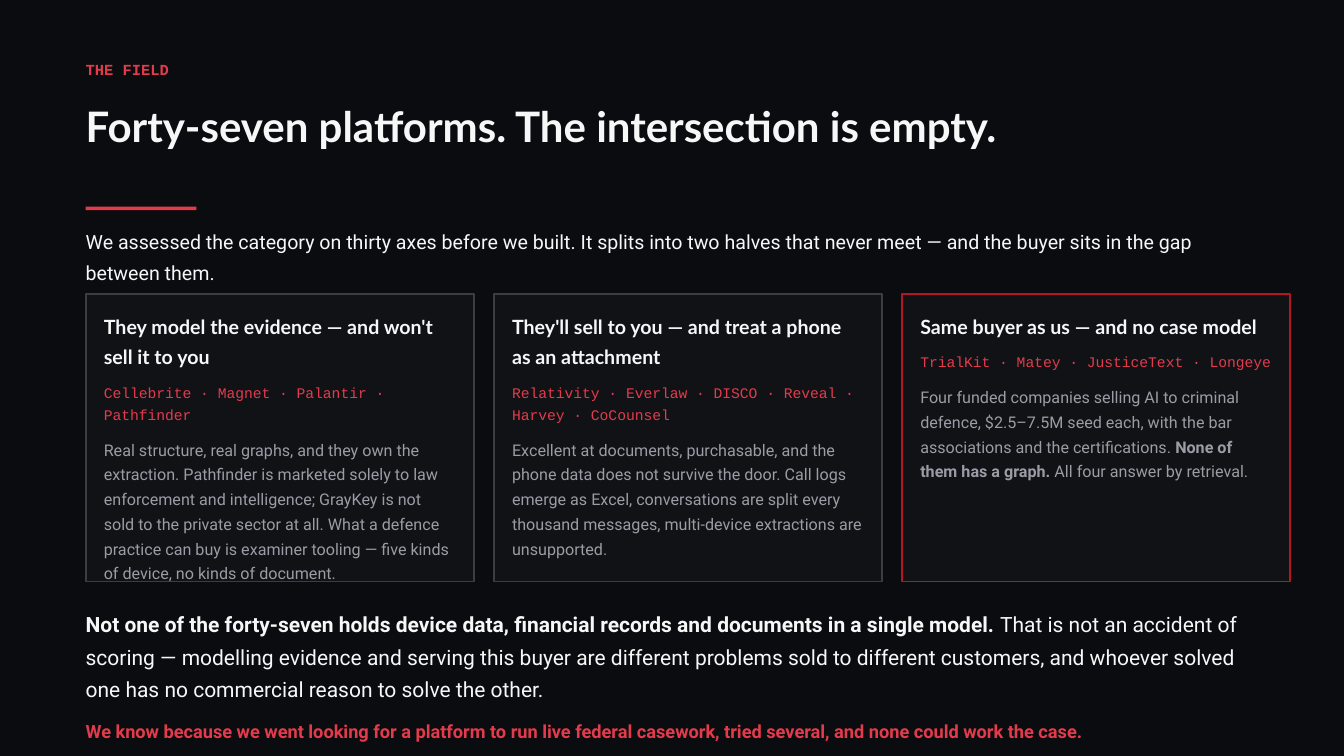
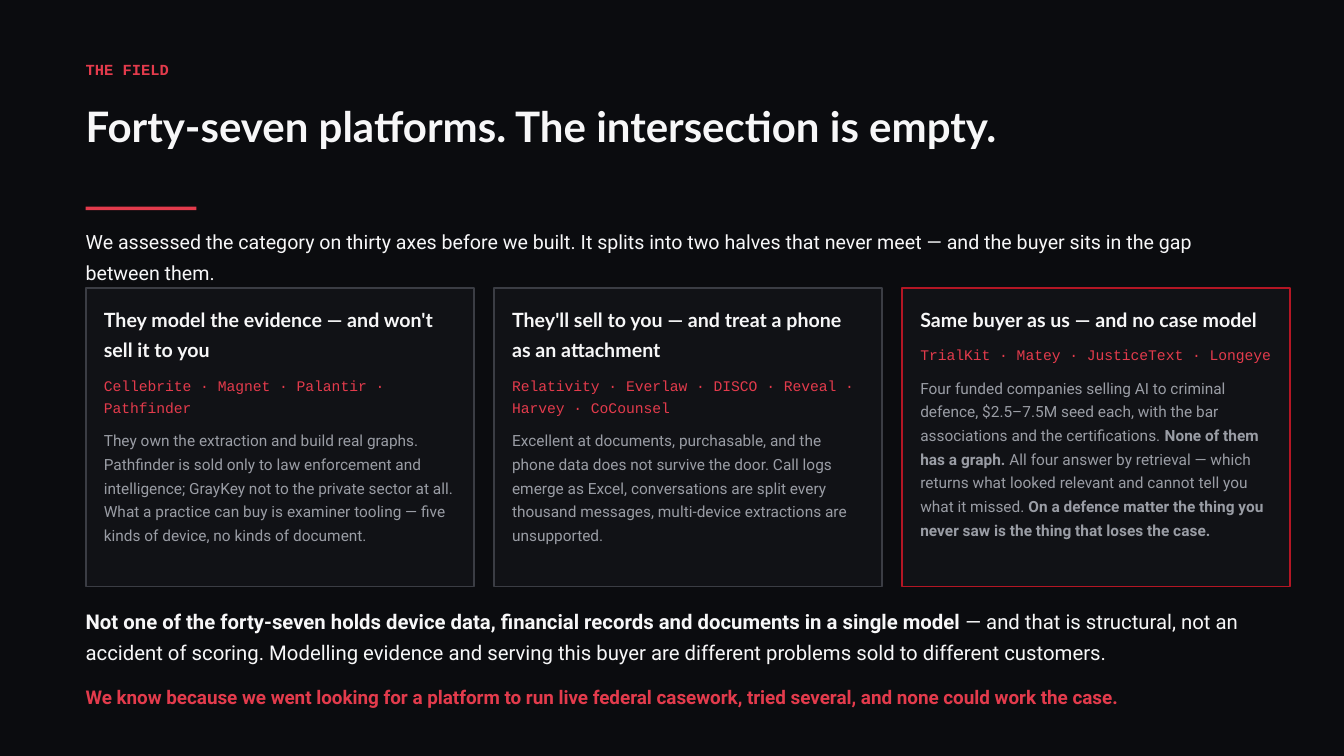
Before and after one commit to conorbowles51/owl-n4j, a slide deck: slide 6 of Loupe-NDRC-deck.pptx. Drawn at 1344x756 pixels with LibreOffice and Linux fonts; fonts in the diff are those of the drawing. Boxes give left, top, right and bottom in pixels: in the first picture for what was removed or moved away, otherwise in the second. Text is boxed around its words. In the diff, an @@ line names an element or a change of style, - is before the commit and + after.

```diff
--- a/Loupe-NDRC-deck.pptx
+++ b/Loupe-NDRC-deck.pptx
@@ rectangle: place and size @@
-rectangle at [86,294,474,582]
+rectangle at [86,288,474,587]
@@ rectangle: place and size @@
-rectangle at [494,294,882,582]
+rectangle at [494,288,882,587]
@@ rectangle: place and size @@
-rectangle at [902,294,1291,582]
+rectangle at [902,288,1291,587]
@@ text "They model the evidence — ...": place and size @@
-text "They model the evidence — ..." at [104,319,449,582]
+text "They model the evidence — ..." at [104,312,453,543]
@@ text "They'll sell to you — ...": place and size @@
-text "They'll sell to you — ..." at [512,319,862,558]
+text "They'll sell to you — ..." at [512,312,847,544]
@@ text "Same buyer as us — ...": place and size @@
-text "Same buyer as us — ..." at [920,319,1271,481]
+text "Same buyer as us — ..." at [920,312,1271,539]
@@ text at [920,382,1263,539]: text changed; size 11.5 to 11 pt @@
-Four funded companies selling AI to criminal defence, $2.5–7.5M seed each, with the bar associations and the certifications. None of them has a graph. All four answer by retrieval.
+Four funded companies selling AI to criminal defence, $2.5–7.5M seed each, with the bar associations and the certifications. None of them has a graph. All four answer by retrieval — which returns what looked relevant and cannot tell you what it missed. On a defence matter the thing you never saw is the thing that loses the case.
@@ text at [104,434,453,543]: text changed; size 11.5 to 11 pt @@
-Real structure, real graphs, and they own the extraction. Pathfinder is marketed solely to law enforcement and intelligence; GrayKey is not sold to the private sector at all. What a defence practice can buy is examiner tooling — five kinds of device, no kinds of document.
+They own the extraction and build real graphs. Pathfinder is sold only to law enforcement and intelligence; GrayKey not to the private sector at all. What a practice can buy is examiner tooling — five kinds of device, no kinds of document.
@@ text at [512,434,847,544]: size 11.5 to 11 pt in "Excellent at documents, purchasable, and the phone ..."; less space between paragraphs @@
@@ text at [86,613,1238,665]: text changed; size 15 to 14.5 pt @@
-Not one of the forty-seven holds device data, financial records and documents in a single model. That is not an accident of scoring — modelling evidence and serving this buyer are different problems sold to different customers, and whoever solved one has no commercial reason to solve the other.
+Not one of the forty-seven holds device data, financial records and documents in a single model — and that is structural, not an accident of scoring. Modelling evidence and serving this buyer are different problems sold to different customers.
@@ text at [86,689,1118,708]: size 13 to 13.5 pt in "We know because we went looking for ..."; more space between paragraphs @@
```
Also in this commit, not shown: 3 other slides changed, 2 other files.
